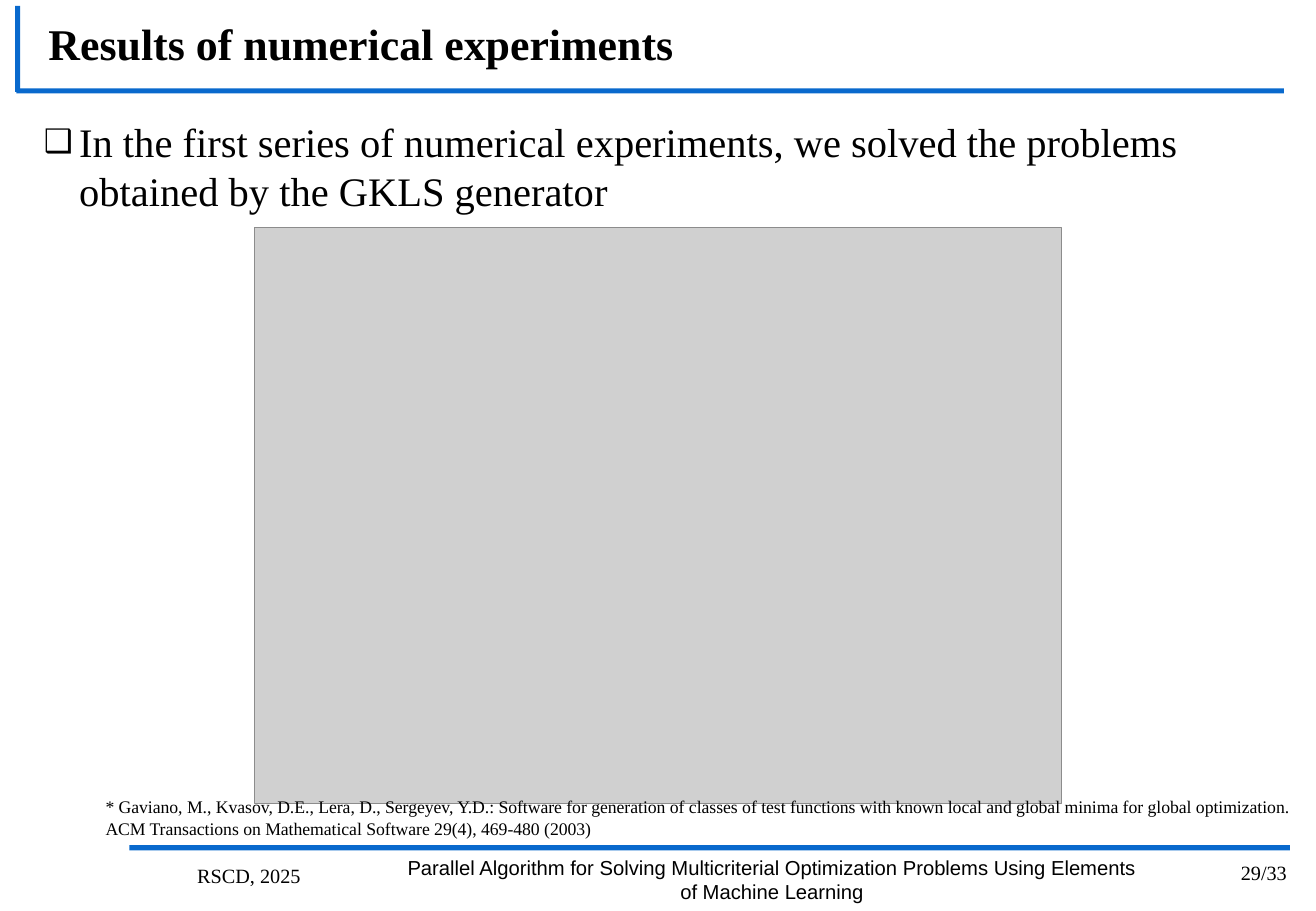
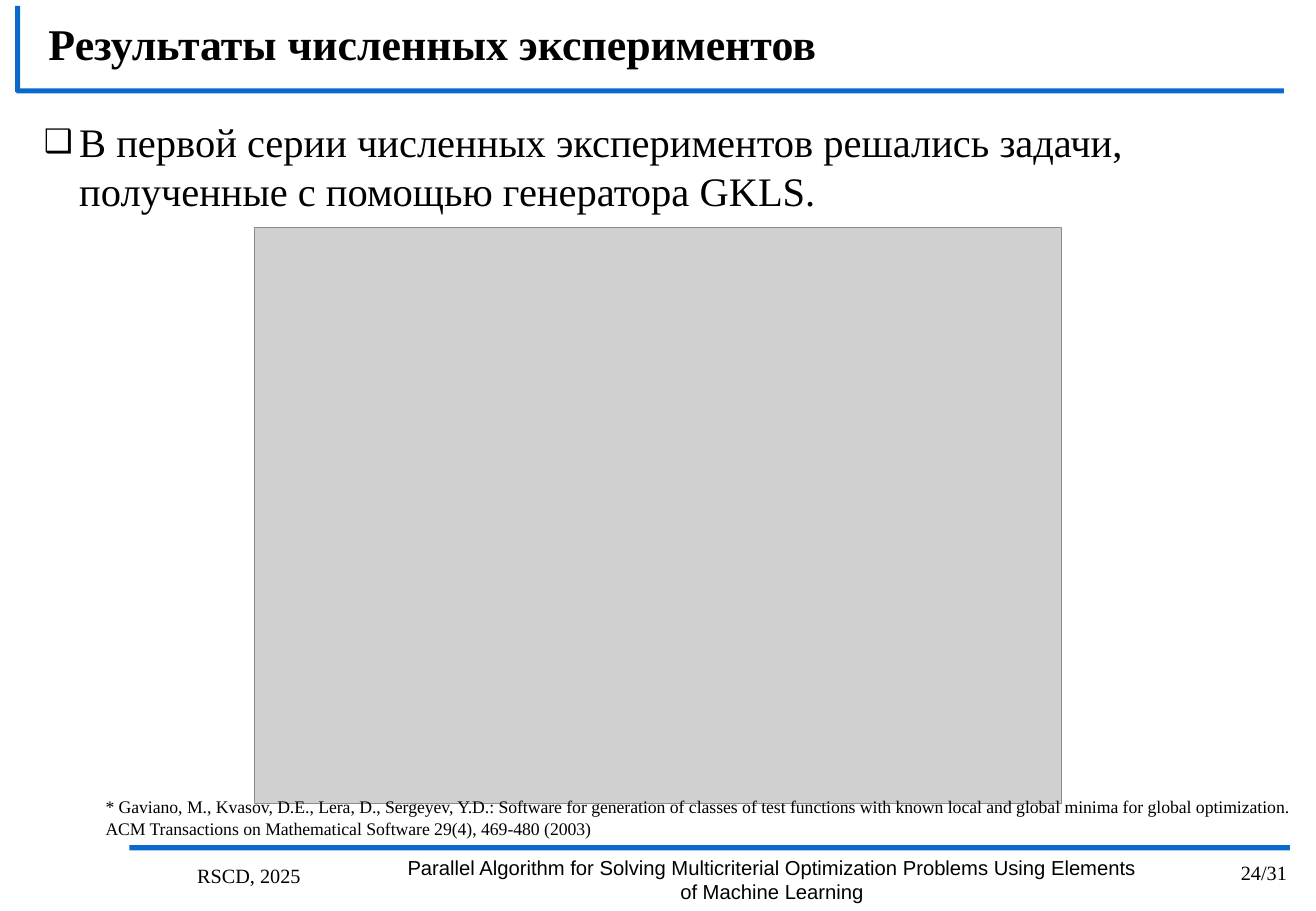
Before and after one commit to kabarkalov/GlobOptPapers, a slide deck: slide 24 of 2025/RSCD_MCO/RSCD25.pptx (slide 29 before the commit). Drawn at 1316x911 pixels with LibreOffice and Linux fonts; fonts in the diff are those of the drawing; grey boxes stand for pictures; background and template pictures are left out. Boxes give left, top, right and bottom in pixels: in the first picture for what was removed or moved away, otherwise in the second. Text is boxed around its words. In the diff, an @@ line names an element or a change of style, - is before the commit and + after.

```diff
--- a/2025/RSCD_MCO/RSCD25.pptx
+++ b/2025/RSCD_MCO/RSCD25.pptx
@@ title at [48, 31, 816, 70]: text changed @@
-Results of numerical experiments
+Результаты численных экспериментов
@@ text at [79, 129, 1123, 214]: text changed @@
-❑ In the first series of numerical experiments, we solved the problems obtained by the GKLS generator
+❑ В первой серии численных экспериментов решались задачи, полученные с помощью генератора GKLS.
@@ page number at [1241, 866, 1287, 881]: text changed @@
-29/33
+24/31
```
Also in this commit, not shown: 16 other slides changed, 1 slide added, 6 slides removed.
